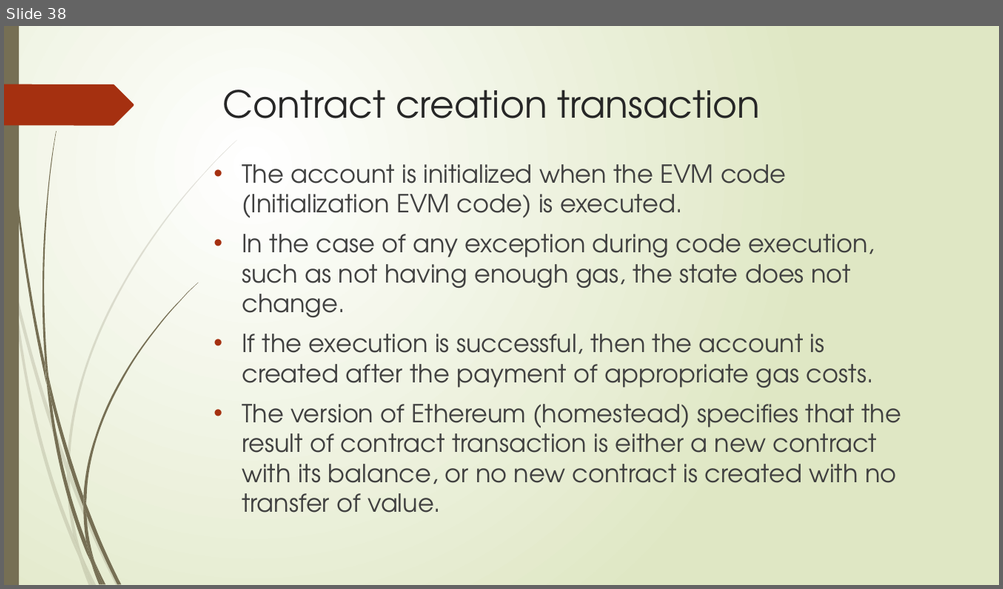
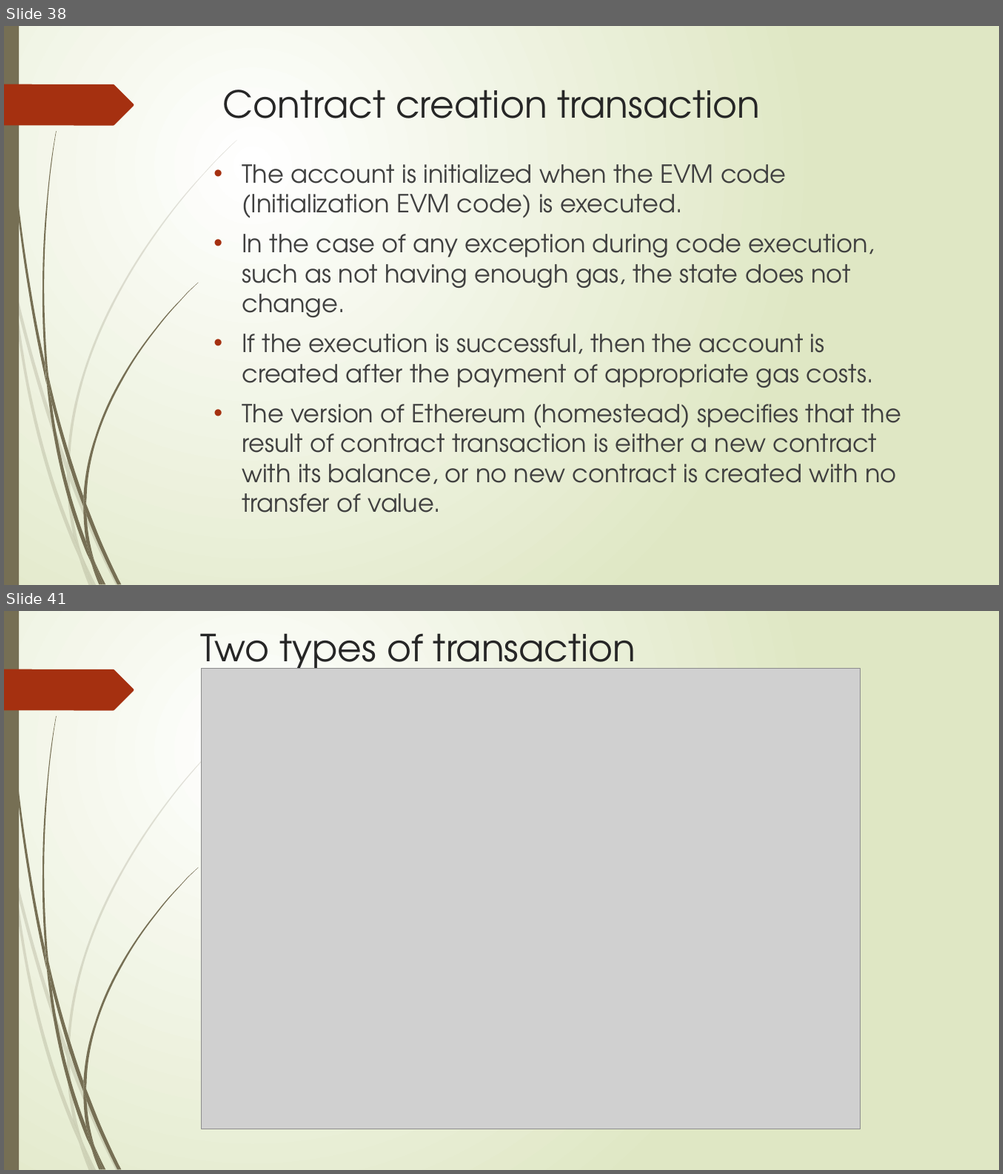
Before and after one commit to sarangparikh22/nmit-blockchain, a slide deck: Distributed Systems 101/Ethereum 101.pptx. Shown one above the other, each under a label of ours: slide 38 before the commit, slides 38 and 41 after it; the slides between them are not shown. The pictures are 1003x589 and 1003x1174 pixels, drawn with LibreOffice and Linux fonts; fonts in the diff are those of the drawing; grey boxes stand for pictures. Boxes give left, top, right and bottom in pixels: in the first picture for what was removed or moved away, otherwise in the second. Text is boxed around its words. In the diff, an @@ line names an element or a change of style, - is before the commit and + after.

```diff
--- a/Distributed Systems 101/Ethereum 101.pptx
+++ b/Distributed Systems 101/Ethereum 101.pptx
@@ slide 41 added at [4,611,999,1170], background gradient #FFFFFF to #DFE8C4; not listed: 24 template elements that a slide beside it also shows @@
@@ title added at [201,633,635,679], 36 pt, text #262626 @@
+Two types of transaction
@@ picture added at [201,669,859,1130] @@
```
Also in this commit, not shown: 4 slides changed, 90 other slides added, 1 other file.
